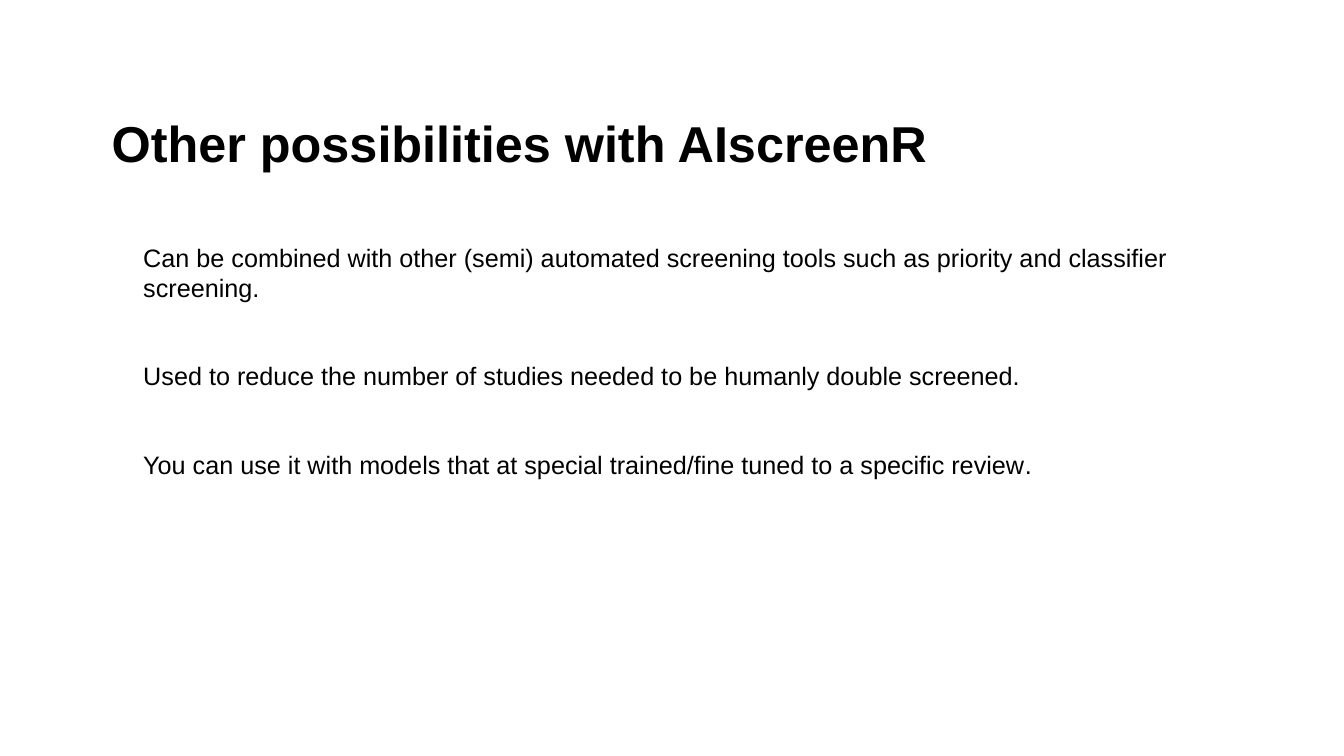
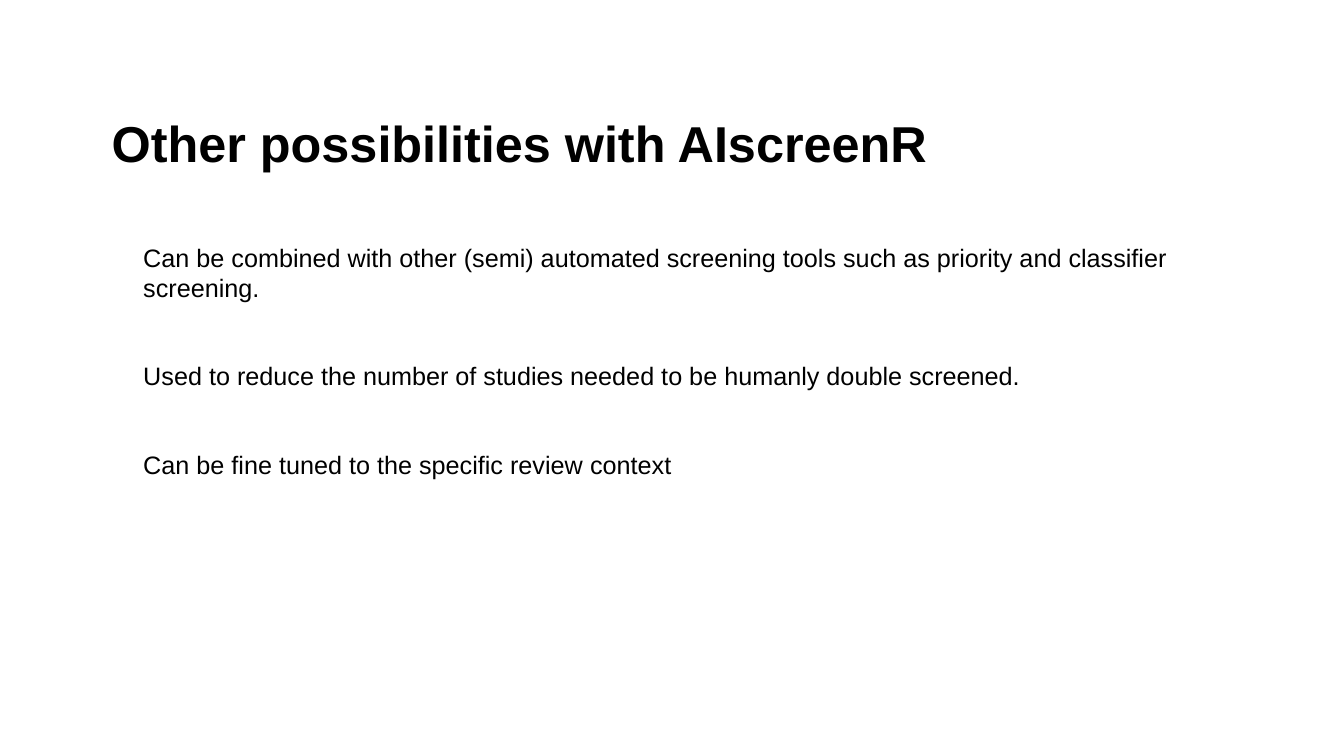
Before and after one commit to MikkelVembye/SRMA-SIG-presentation, a slide deck: slide 10 of SRMA SIG presentation 2024 .potx.pptx. Drawn at 1344x756 pixels with LibreOffice and Linux fonts; fonts in the diff are those of the drawing; background and template pictures are left out. Boxes give left, top, right and bottom in pixels: in the first picture for what was removed or moved away, otherwise in the second. Text is boxed around its words. In the diff, an @@ line names an element or a change of style, - is before the commit and + after.

```diff
--- a/SRMA SIG presentation 2024 .potx.pptx
+++ b/SRMA SIG presentation 2024 .potx.pptx
@@ text at <box>143,455,671,480</box>: text changed @@
-• You can use it with models that at special trained/fine tuned to a specific review.
+• Can be fine tuned to the specific review context
```
Also in this commit, not shown: 10 other slides changed, 5 other files.
